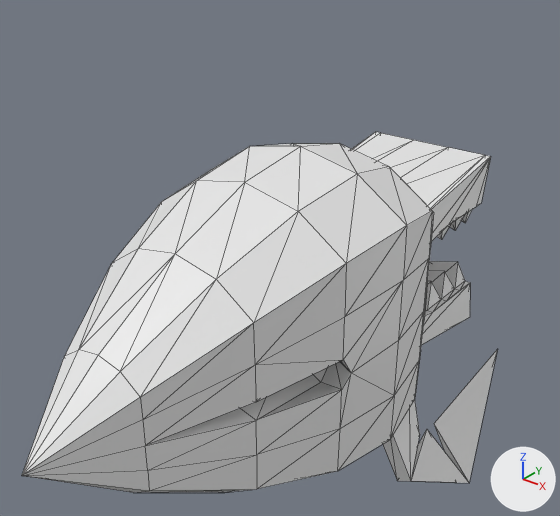
Two versions of the glTF model models/enemies/swarmer/swarmer.glb, one commit apart.
Both versions are drawn from a 50 mm camera at (2.54, -3.36, 2.34) aimed at (-0.14, -0.02, 0.27). Every picture has the same lights, and +X, +Y and +Z are marked at lower right. The picture after the commit comes second. Mesh edges are drawn as thin lines. Where no turn or scale is listed for an object, it has been applied to the vertices. Vertices at exactly the same position are counted once.
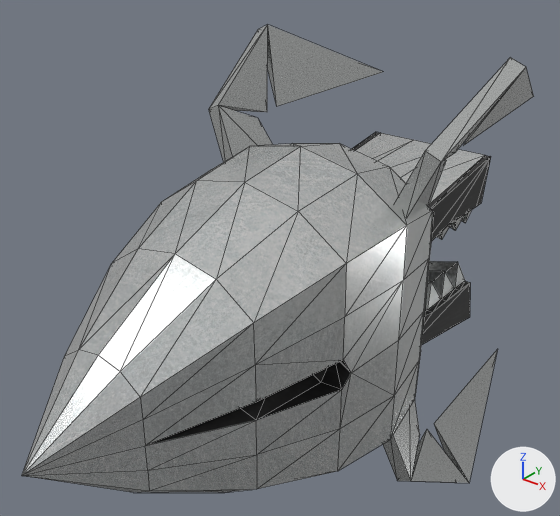
Location of each change, (x1, y1, x2, y2) in pixels of the pictures (560 x 516 px):
'Blades', added: after (209, 25, 534, 483)
'Plane', deleted: before (383, 350, 497, 483)
part 1 of me_cube, recoloured (white to grey): (356, 133, 485, 310) in both
part 2 of me_cube, recoloured: (352, 132, 491, 345) in both
part 3 of me_sphere, recoloured (darker): (22, 143, 434, 492) in both
part 4 of me_sphere, recoloured (white to black): (148, 360, 351, 445) in both

Edits to the bpy script that builds the scene:
```text
Add img_outsides:
    img_outsides = load_image('Outsides', '_unpacked/Outsides', 1024, 1024, 'sRGB')
Add img_insides:
    img_insides = load_image('Insides', '_unpacked/Insides', 512, 512, 'sRGB')
Add mat_outsides:
    mat_outsides = principled_material('Outsides')
    mat_outsides.texture = img_outsides
    mat_outsides.metallic = 0.749
    mat_outsides.roughness = 0.249
Add mat_insides:
    mat_insides = principled_material('Insides')
    mat_insides.texture = img_insides
    mat_insides.metallic = 0.553
    mat_insides.roughness = 0.725
Change me_cube:
    where me_cube.from_pydata(...)  # 108 vertices, 208 faces; spans x -0.468..0.468, y -0.5..0.558, z -0.636..0.634
    used by ob_cube; location = (0.0, 1.0, 0.0)
    me_cube part 1: 108 faces spanning x -0.425..0.425, y -0.5..0.558, z -0.636..0.634 switch from mat_material (white #e7e7e7) to mat_outsides (picture img_outsides)
    me_cube part 2: 100 faces spanning x -0.468..0.468, y -0.5..0.558, z -0.636..0.634 switch from mat_material (white #e7e7e7) to mat_insides (picture img_insides)
Change me_sphere:
    where me_sphere.from_pydata(...)  # 130 vertices, 256 faces; spans x -0.71..0.71, y -2.0..1.0, z -1.0..1.0
    used by ob_sphere; location = (0.0, 0.0, 0.0)
    me_sphere part 3: 228 faces spanning x -0.71..0.71, y -2.0..1.0, z -1.0..1.0 switch from no material to mat_outsides (picture img_outsides)
    me_sphere part 4: 28 faces spanning x -0.68..0.68, y -1.52..-0.35, z -0.13..0.13 switch from no material to mat_insides (picture img_insides)
Add me_plane_1:
    me_plane_1.from_pydata(...)  # 48 vertices, 80 faces; spans x -2.66..-0.78, y 0.07..1.84, z -1.49..1.49
    me_plane_1.materials.append(mat_outsides)  # picture img_outsides
Remove ob_plane:
    ob_plane = bpy.data.objects.new('Plane', me_plane)
    ob_plane.location = (1.719, 0.0, 0.0)
Add ob_blades:
    ob_blades = bpy.data.objects.new('Blades', me_plane_1)
    ob_blades.location = (1.719, 0.0, 0.0)
```
